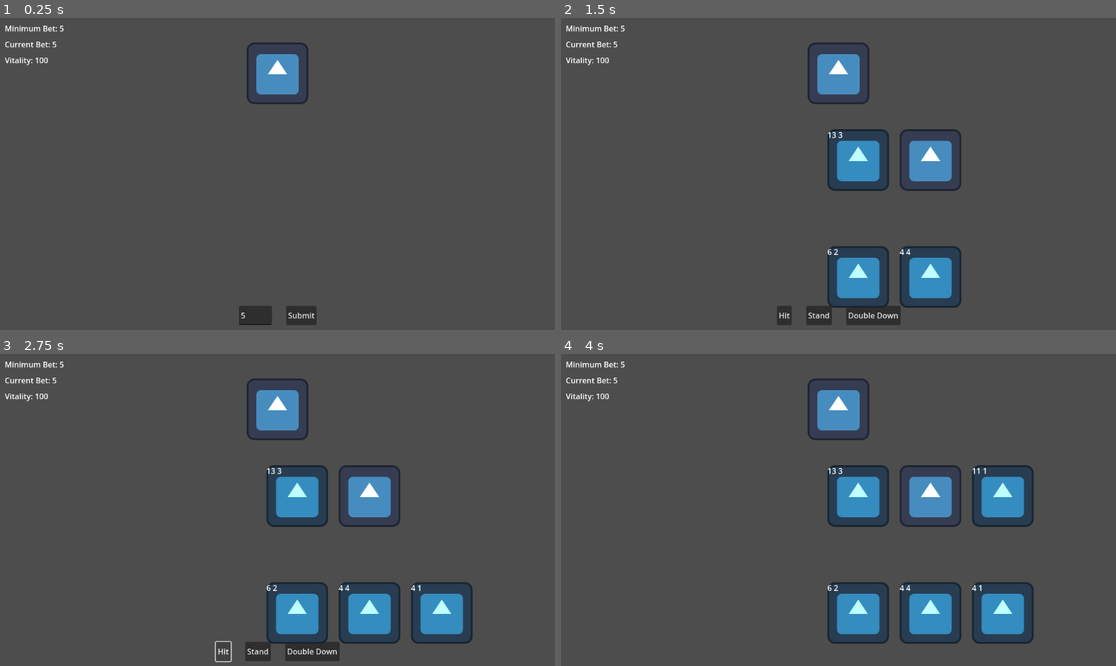
Above: before the commit, frames 1-4 (two rows, left to right).
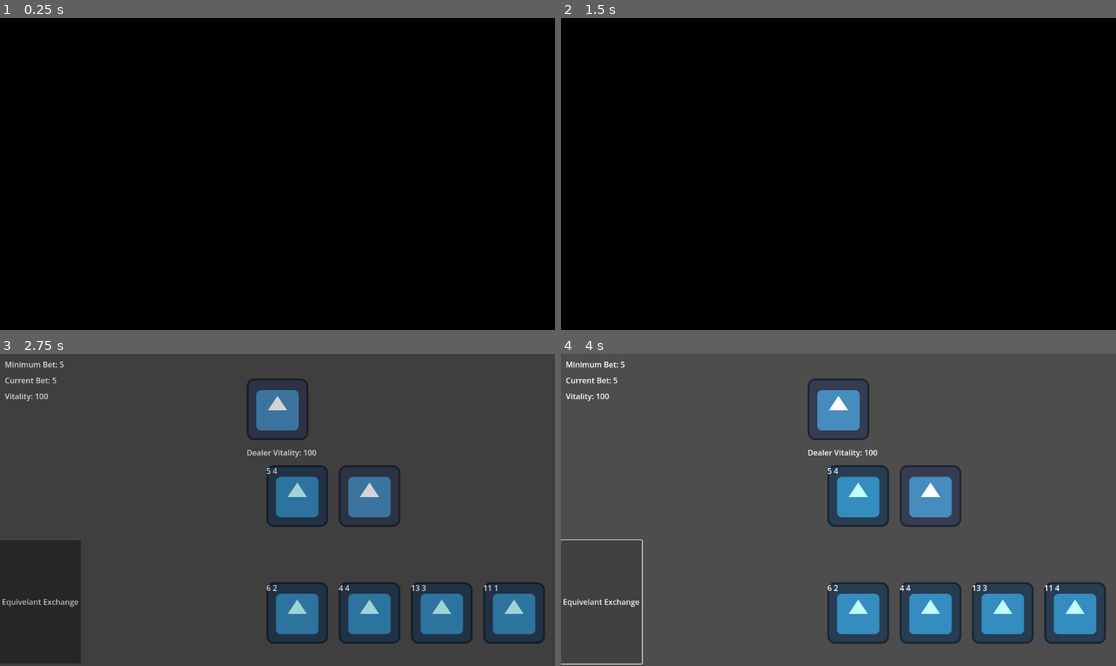
Above: after the commit, the same moments.

Repository: ZaneSoCool/GDaM-Mega-Collab-Fall-2025
Game: Godot game, scene res://Scenes/BlackJack.tscn
The game is run twice, just before and just after one commit, with the same random seed, the same clock (stepped at 60 frames per second) and the same inputs. This scene is started directly instead of the project's main scene. The engine's default icon, where the game draws it, is replaced by a stand-in: a white triangle on a blue panel in a dark square.
Inputs (mouse positions are in pixels of both pictures, inside the frame that each line leads up to):
- Up to frame 1 (0.25 s): no input
- Up to frame 2 (1.5 s): click (599, 264) at 0.5 s, where only the run after the commit has a clickable "Equivelant Exchange"; click "Submit" at 1.25 s
- Up to frame 3 (2.75 s): click "Hit" at 2 s
- Up to frame 4 (4 s): click (816, 650) at 2.75 s, where only the run before the commit has a clickable "Stand"; click (599, 600) at 3.5 s, where only the run after the commit has a clickable "Equivelant Exchange"

The runs differ from the first frame. In frame 1, 100% of the frame differs, in the area x 0-100%, y 0-100%; in frame 2, 100%; in frame 3, 14%; in frame 4, 4.8%.

Commit message:
PowerUp backbone
-organized files a bit
-Setup base powerup scene
-Setup Global variables for powerups
-Setup SceneTransition Global scene that will smoothly transition between scenes
-Made first powerup "Equivelant Exchange"
-Setup

Diff:
--- a/Global.gd
+++ /dev/null
@@ -1,3 +0,0 @@
-extends Node
-
-var vitality = 100
--- a/Scenes/BlackJack.tscn
+++ b/Scenes/BlackJack.tscn
@@ -34,6 +34,15 @@
 grow_horizontal = 2
 grow_vertical = 2
 texture = ExtResource("1_mrrmw")
+
+[node name="Dealer_Vitality" type="Label" parent="."]
+layout_mode = 0
+offset_left = 512.0
+offset_top = 193.0
+offset_right = 644.0
+offset_bottom = 216.0
+text = "Vitality: 00"
+horizontal_alignment = 1
 
 [node name="VBoxContainer" type="VBoxContainer" parent="."]
 layout_mode = 0
@@ -125,6 +134,12 @@
 theme_override_constants/separation = 150
 alignment = 1
 
+[node name="PowerUps" type="HBoxContainer" parent="."]
+layout_mode = 0
+offset_top = 387.0
+offset_right = 340.0
+offset_bottom = 643.0
+
 [connection signal="pressed" from="playButtons/Hit" to="." method="_on_hit_pressed"]
 [connection signal="pressed" from="playButtons/Stand" to="." method="_on_stand_pressed"]
 [connection signal="pressed" from="playButtons/Double Down" to="." method="_on_double_down_pressed"]
--- a/Scenes/Slot.tscn
+++ b/Scenes/Slot.tscn
@@ -1,6 +1,6 @@
 [gd_scene load_steps=2 format=3 uid="uid://cexqfrush7ds6"]
 
-[ext_resource type="Script" uid="uid://ddrr4j0n2kst5" path="res://Scenes/Slot.gd" id="1_vqo0j"]
+[ext_resource type="Script" uid="uid://ddrr4j0n2kst5" path="res://Scripts/Slot.gd" id="1_vqo0j"]
 
 [node name="Slot" type="Control"]
 layout_mode = 3
--- a/Scenes/SlotMachine.tscn
+++ b/Scenes/SlotMachine.tscn
@@ -1,7 +1,7 @@
 [gd_scene load_steps=5 format=3 uid="uid://jt6rn6cxyc2n"]
 
 [ext_resource type="PackedScene" uid="uid://cexqfrush7ds6" path="res://Scenes/Slot.tscn" id="1_bstdy"]
-[ext_resource type="Script" uid="uid://cqdmmdle2yrls" path="res://Scenes/spin_button.gd" id="2_12ai4"]
+[ext_resource type="Script" uid="uid://cqdmmdle2yrls" path="res://Scripts/spin_button.gd" id="2_12ai4"]
 [ext_resource type="Texture2D" uid="uid://i51mu8aibldp" path="res://Assets/Lemon.jpg" id="4_1n4jc"]
 [ext_resource type="Texture2D" uid="uid://0jq2waufbeg7" path="res://Assets/Cherry.jpg" id="5_ymylu"]
 
--- /dev/null
+++ b/Scenes/powerUps/equivelant_exchange.tscn
@@ -0,0 +1,11 @@
+[gd_scene load_steps=2 format=3 uid="uid://b2vckjht4gt05"]
+
+[ext_resource type="Script" uid="uid://bryetamxu3rfe" path="res://Scripts/powerUps/equivelant_exchange.gd" id="1_2fwur"]
+
+[node name="equivExchange" type="Button"]
+offset_right = 8.0
+offset_bottom = 8.0
+script = ExtResource("1_2fwur")
+powerUpName = "Equivelant Exchange"
+
+[connection signal="pressed" from="." to="." method="_on_pressed"]
--- /dev/null
+++ b/Scenes/power_up.tscn
@@ -0,0 +1,11 @@
+[gd_scene load_steps=2 format=3 uid="uid://b3a2probmpqiv"]
+
+[ext_resource type="Script" uid="uid://cpbi84r01lma0" path="res://Scripts/power_up.gd" id="1_p3i06"]
+
+[node name="powerUp" type="Button"]
+offset_right = 8.0
+offset_bottom = 8.0
+text = "PowerUp"
+script = ExtResource("1_p3i06")
+
+[connection signal="pressed" from="." to="." method="_on_pressed"]
--- /dev/null
+++ b/Scenes/scene_transition.tscn
@@ -0,0 +1,129 @@
+[gd_scene load_steps=6 format=3 uid="uid://dsqerjij0du5h"]
+
+[ext_resource type="Script" uid="uid://b0rfmnp7vkpm7" path="res://Scripts/scene_transition.gd" id="1_jiq3i"]
+
+[sub_resource type="Animation" id="Animation_jiq3i"]
+length = 0.001
+tracks/0/type = "value"
+tracks/0/imported = false
+tracks/0/enabled = true
+tracks/0/path = NodePath("ColorRect:self_modulate")
+tracks/0/interp = 1
+tracks/0/loop_wrap = true
+tracks/0/keys = {
+"times": PackedFloat32Array(0),
+"transitions": PackedFloat32Array(1),
+"update": 0,
+"values": [Color(1, 1, 1, 0)]
+}
+tracks/1/type = "value"
+tracks/1/imported = false
+tracks/1/enabled = true
+tracks/1/path = NodePath("TextureRect:self_modulate")
+tracks/1/interp = 1
+tracks/1/loop_wrap = true
+tracks/1/keys = {
+"times": PackedFloat32Array(0),
+"transitions": PackedFloat32Array(1),
+"update": 0,
+"values": [Color(1, 1, 1, 0)]
+}
+
+[sub_resource type="Animation" id="Animation_eo2u1"]
+resource_name = "go"
+tracks/0/type = "value"
+tracks/0/imported = false
+tracks/0/enabled = true
+tracks/0/path = NodePath("ColorRect:self_modulate")
+tracks/0/interp = 1
+tracks/0/loop_wrap = true
+tracks/0/keys = {
+"times": PackedFloat32Array(0, 1),
+"transitions": PackedFloat32Array(1, 1),
+"update": 0,
+"values": [Color(1, 1, 1, 0), Color(1, 1, 1, 1)]
+}
+tracks/1/type = "value"
+tracks/1/imported = false
+tracks/1/enabled = true
+tracks/1/path = NodePath("TextureRect:self_modulate")
+tracks/1/interp = 1
+tracks/1/loop_wrap = true
+tracks/1/keys = {
+"times": PackedFloat32Array(0),
+"transitions": PackedFloat32Array(1),
+"update": 0,
+"values": [Color(1, 1, 1, 0)]
+}
+
+[sub_resource type="Animation" id="Animation_04ho8"]
+resource_name = "startup"
+length = 3.0
+tracks/0/type = "value"
+tracks/0/imported = false
+tracks/0/enabled = true
+tracks/0/path = NodePath("TextureRect:self_modulate")
+tracks/0/interp = 1
+tracks/0/loop_wrap = true
+tracks/0/keys = {
+"times": PackedFloat32Array(0, 1.53333),
+"transitions": PackedFloat32Array(1, 1),
+"update": 0,
+"values": [Color(1, 1, 1, 1), Color(1, 1, 1, 0)]
+}
+tracks/1/type = "value"
+tracks/1/imported = false
+tracks/1/enabled = true
+tracks/1/path = NodePath("ColorRect:self_modulate")
+tracks/1/interp = 1
+tracks/1/loop_wrap = true
+tracks/1/keys = {
+"times": PackedFloat32Array(1.53333, 3),
+"transitions": PackedFloat32Array(1, 1),
+"update": 0,
+"values": [Color(1, 1, 1, 1), Color(1, 1, 1, 0)]
+}
+
+[sub_resource type="AnimationLibrary" id="AnimationLibrary_gbkcp"]
+_data = {
+&"RESET": SubResource("Animation_jiq3i"),
+&"go": SubResource("Animation_eo2u1"),
+&"startup": SubResource("Animation_04ho8")
+}
+
+[node name="SceneTransition" type="CanvasLayer"]
+layer = 2
+script = ExtResource("1_jiq3i")
+
+[node name="Control" type="Control" parent="."]
+layout_mode = 3
+anchors_preset = 15
+anchor_right = 1.0
+anchor_bottom = 1.0
+grow_horizontal = 2
+grow_vertical = 2
+mouse_filter = 2
+
+[node name="ColorRect" type="ColorRect" parent="Control"]
+self_modulate = Color(1, 1, 1, 0)
+layout_mode = 1
+anchors_preset = 15
+anchor_right = 1.0
+anchor_bottom = 1.0
+grow_horizontal = 2
+grow_vertical = 2
+mouse_filter = 2
+color = Color(0, 0, 0, 1)
+
+[node name="AnimationPlayer" type="AnimationPlayer" parent="Control"]
+libraries = {
+&"": SubResource("AnimationLibrary_gbkcp")
+}
+autoplay = "startup"
+
+[node name="TextureRect" type="TextureRect" parent="Control"]
+self_modulate = Color(1, 1, 1, 0)
+layout_mode = 0
+offset_right = 1152.0
+offset_bottom = 648.0
+mouse_filter = 2
--- /dev/null
+++ b/Scripts/Global.gd
@@ -0,0 +1,15 @@
+extends Node
+
+var current_dealer_vitality : int = 100
+var vitality : int = 100
+
+#stores quantity of power ups player has
+var powerUpQuantityDictionary : Dictionary[String, int] = {
+	"Equivelant Exchange" : 3,
+	"We're All In" : 0
+}
+
+#stores references to the scene of a powerUp
+var powerUpRefDictionary : Dictionary[String, String] = {
+	"Equivelant Exchange" : "res://Scenes/powerUps/equivelant_exchange.tscn"
+}
--- a/Scripts/blackjack.gd
+++ b/Scripts/blackjack.gd
@@ -3,9 +3,11 @@
 #Made by Elisa, Garner, and Zane
 
 #external variables
+@export var dealer_max_vitality : int
 @export var minimumBet = 5
 @export var AI_hit_stop = 17
 @export var AI_randomness = 1 #number of hit range where it may randomly hit
+@export var next_scene : String
 
 #internal variables
 var playerHand = 0
@@ -26,6 +28,8 @@
 @onready var current_bet_label: Label = $VBoxContainer/CurrentBet
 @onready var minimum_bet_label: Label = $VBoxContainer/MinimumBet
 @onready var vitality_label: Label = $VBoxContainer/Vitality
+@onready var dealer_vitality_label: Label = $Dealer_Vitality
+@onready var power_ups: HBoxContainer = $PowerUps
 
 var cardScene = preload("res://Scenes/Card.tscn")
 
@@ -33,13 +37,27 @@
 
 #setup
 func _ready() -> void:
-	#init scene
+	#-----------init scene-----------
+
+	#setup bet and bet text stuff
 	currentBet = minimumBet
 	current_bet_label.text = "Current Bet: " + str(currentBet)
 	line_edit.text = str(currentBet)
 	minimum_bet_label.text = "Minimum Bet: " + str(minimumBet)
+
+	#setup correct health
 	vitality_label.text = "Vitality: " + str(Global.vitality)
-
+	if Global.current_dealer_vitality <= 0:
+		Global.current_dealer_vitality = dealer_max_vitality
+	dealer_vitality_label.text = "Dealer Vitality: " + str(Global.current_dealer_vitality)
+
+	#setup powerUps
+	for powerUpKey in Global.powerUpQuantityDictionary:
+		if Global.powerUpQuantityDictionary[powerUpKey] > 0:
+			var powerUp = load(Global.powerUpRefDictionary[powerUpKey]).instantiate()
+			power_ups.add_child(powerUp)
+
+	#make correct buttons visible
 	play_buttons.visible = false
 
 	#init deck
@@ -63,7 +81,13 @@
 
 	if playerHand > dealerHand and playerHand <= 21:
 		Global.vitality += currentBet
-		print("PlayerWins")
+		Global.current_dealer_vitality -= currentBet
+
+		if Global.current_dealer_vitality <= 0:
+			SceneTransition.change_scene_to(next_scene)
+		else:
+			SceneTransition.reload_current_scene()
+
 	else:
 		Global.vitality -= currentBet
 		print("PlayerLost")
@@ -157,3 +181,25 @@
 	bet_buttons.visible = false
 
 	startGame()
+
+#----------------Extra-Powerup-Logic--------------------
+
+func removeCard(forPlayer : bool, cardIndex : int):
+	if playerCards.is_empty(): return
+
+	var cardToRemove = playerCards[cardIndex]
+	var cardValue = cardToRemove.card_id
+
+	if cardValue >= 10:
+		playerHand -= 10
+	elif cardValue == 1:
+		if playerHand - 11 <= 0: ##TODO this check is insufficient
+			playerHand -= 1
+		else:
+			playerHand -= 11
+	else:
+		playerHand -= cardValue
+
+	#get rid of stuff
+	playerCards.remove_at(cardIndex)
+	cardToRemove.queue_free()
--- /dev/null
+++ b/Scripts/powerUps/equivelant_exchange.gd
@@ -0,0 +1,13 @@
+extends PowerUp
+
+#discards the last drawn card and gets another
+
+func localUse():
+	#get variables
+	var blackJackScene = get_tree().current_scene
+
+	#remove last dealt card TODO: CHANGE for different logic l8r
+	blackJackScene.removeCard(true, -1)
+
+	#deal a new card
+	blackJackScene.dealCard(true, true)
--- /dev/null
+++ b/Scripts/power_up.gd
@@ -0,0 +1,26 @@
+extends Control
+class_name PowerUp
+
+#THIS IS A CLASS SCRIPT THAT ALL POWERUPS WILL INHERIT
+#call use() on a powerup and it will call it here, then it will call localUse() for powerup specific stuff
+
+@export var powerUpName : String
+
+func _ready() -> void:
+	self.text = powerUpName
+
+func use():
+	#updates quantity of this powerUp left
+	Global.powerUpQuantityDictionary[powerUpName] -= 1
+
+	#destroys self if player has no more of this powerup
+	if Global.powerUpQuantityDictionary[powerUpName] <= 0:
+		queue_free()
+
+	localUse()
+
+func localUse():
+	pass
+
+func _on_pressed() -> void:
+	use()
--- /dev/null
+++ b/Scripts/scene_transition.gd
@@ -0,0 +1,15 @@
+extends CanvasLayer
+
+@onready var anim: AnimationPlayer = $Control/AnimationPlayer
+
+func change_scene_to(new_scene : String):
+	anim.play("go")
+	await(anim.animation_finished)
+	get_tree().change_scene_to_file(new_scene)
+	anim.play_backwards("go")
+
+func reload_current_scene():
+	anim.play("go")
+	await(anim.animation_finished)
+	get_tree().reload_current_scene()
+	anim.play_backwards("go")
--- a/project.godot
+++ b/project.godot
@@ -17,4 +17,5 @@
 
 [autoload]
 
-Global="*res://Global.gd"
+Global="*res://Scripts/Global.gd"
+SceneTransition="*res://Scenes/scene_transition.tscn"
Renamed: Global.gd.uid -> Scripts/Global.gd.uid
Renamed: Scenes/Slot.gd -> Scripts/Slot.gd
Renamed: Scenes/Slot.gd.uid -> Scripts/Slot.gd.uid
Not shown, added: Scripts/powerUps/equivelant_exchange.gd.uid
Not shown, added: Scripts/power_up.gd.uid
Not shown, added: Scripts/scene_transition.gd.uid
Renamed: Scenes/spin_button.gd -> Scripts/spin_button.gd
Renamed: Scenes/spin_button.gd.uid -> Scripts/spin_button.gd.uid
